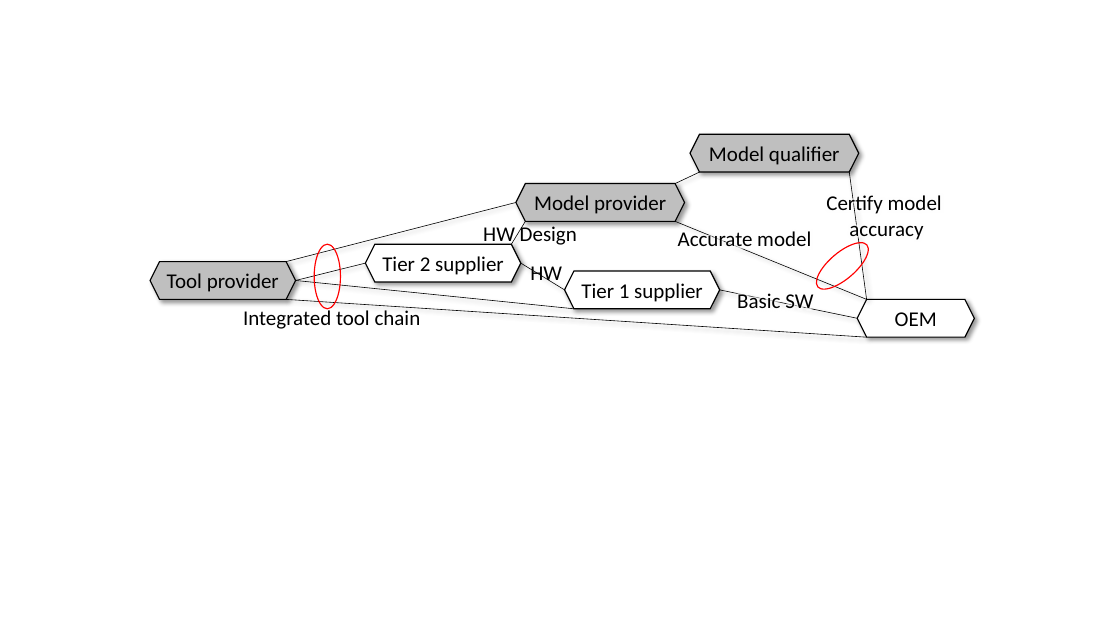
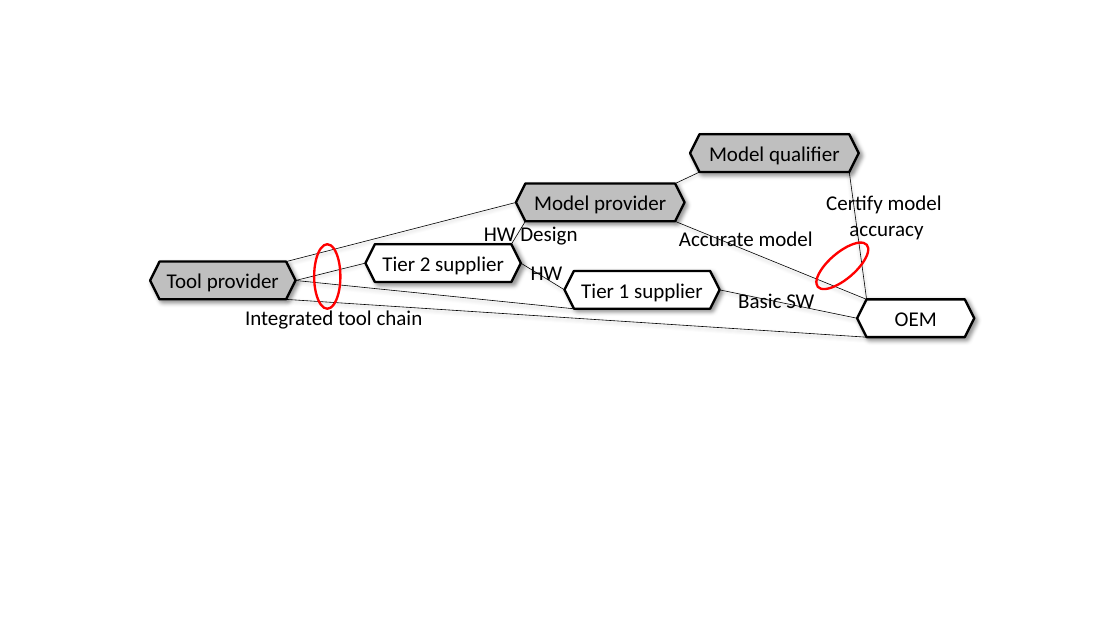
Before and after one commit to magagr/automotive_virtual_verification_ecosystem, a slide deck: slide 2 of figures/figures.pptx. Drawn at 1120x630 pixels with LibreOffice and Linux fonts; fonts in the diff are those of the drawing. Boxes give left, top, right and bottom in pixels: in the first picture for what was removed or moved away, otherwise in the second. Text is boxed around its words. In the diff, an @@ line names an element or a change of style, - is before the commit and + after.

```diff
--- a/figures/figures.pptx
+++ b/figures/figures.pptx
@@ line (676, 184) - (700, 172): stroke #000000 0.5 pt to #000000 0.51 pt @@
@@ line (849, 172) - (867, 299): stroke #000000 0.5 pt to #000000 0.51 pt @@
@@ line (287, 261) - (516, 202): stroke #000000 0.5 pt to #000000 0.51 pt @@
@@ line (676, 222) - (867, 299): stroke #000000 0.5 pt to #000000 0.51 pt @@
@@ ellipse at (809, 235, 875, 297): outline #FF0000 1 pt to #FF0000 2 pt @@
@@ line (296, 281) - (365, 263): stroke #000000 0.5 pt to #000000 0.51 pt @@
@@ ellipse at (314, 245, 340, 309): outline #FF0000 1 pt to #FF0000 2 pt @@
@@ line (287, 299) - (867, 337): stroke #000000 0.5 pt to #000000 0.51 pt @@
@@ line (296, 281) - (574, 309): stroke #000000 0.5 pt to #000000 0.51 pt @@
@@ outline #000000 1 pt to #000000 2 pt; proportions changed in 4 elements at (857, 299, 974, 337), (691, 134, 860, 172), (365, 245, 521, 282), (565, 271, 720, 309) @@
@@ line (720, 290) - (857, 318): stroke #000000 0.5 pt to #000000 0.51 pt @@
```
Also in this commit, not shown: 2 other slides changed, 4 other files.
